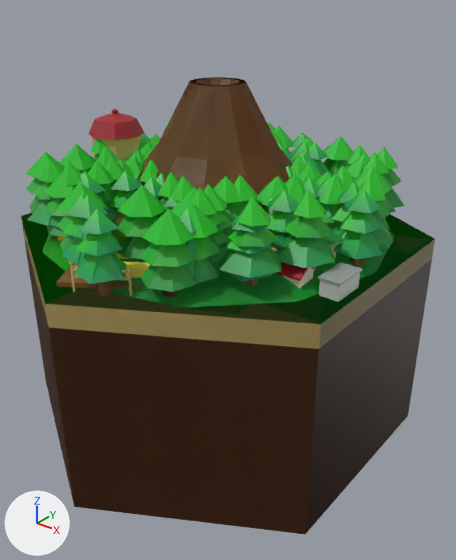
One commit to the Blender file app/public/img/hakoniwa/blend/cell.blend: the scene before it, then after it.
Camera for both pictures: a 50 mm camera at (1.8, -2.18, 2.09) aimed at (0.09, -0.04, 0.76). The lights are fixed; the arrows at lower left show +X, +Y and +Z.

In view in the first picture: 'farm', 'floor', 'mine', 'mountain', 'plain', 'trees', 'village'.
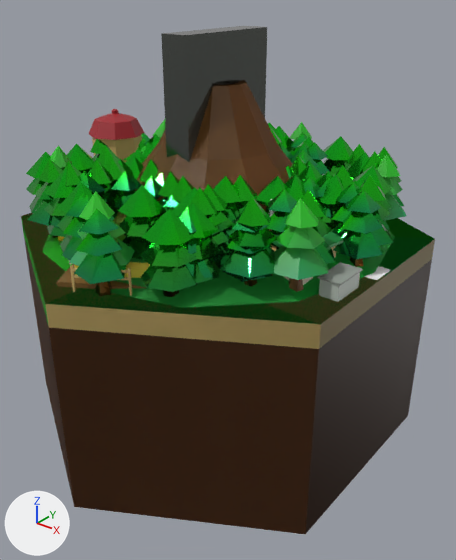
What changed in the scene script:
```text
Add mat_cell_glare:
    mat_cell_glare = bpy.data.materials.new('cell_glare')
    mat_cell_glare.use_nodes = True; mat_cell_glare.node_tree.nodes.clear()
    _N = mat_cell_glare.node_tree.nodes; _L = mat_cell_glare.node_tree.links
    n0 = _N.new('ShaderNodeBsdfPrincipled'); n0.name = 'Principled BSDF'
    n0.inputs[1].default_value = 0.9  # 'Metallic'
    n0.inputs[2].default_value = 0.0955  # 'Roughness'
    n1 = _N.new('ShaderNodeOutputMaterial'); n1.name = 'Material Output'
    n2 = _N.new('ShaderNodeVertexColor'); n2.name = 'Color Attribute'
    n2.layer_name = 'Attribute'
    _L.new(n0.outputs[0], n1.inputs[0])  # 'BSDF' to 'Surface'
    _L.new(n2.outputs[0], n0.inputs[0])  # 'Color' to 'Base Color'
Change me_cylinder_016:
    where me_cylinder_016.from_pydata(...)  # 5586 vertices, 5586 faces; spans x -0.84..0.85, y -0.9..0.83, z 1.0..1.37
    remove me_cylinder_016.materials.append(mat_cell_008)
    add me_cylinder_016.materials.append(mat_cell_glare)
Add me_cube_003:
    me_cube_003.from_pydata(...)  # 324 vertices, 303 faces; spans x -2.04..2.02, y -0.56..0.56, z 0.0..0.35
    # faces by material slot: [6, 297]
    me_cube_003.materials.append(mat_cell_glare)
    me_cube_003.materials.append(mat_cell)
Add ob_monument:
    ob_monument = bpy.data.objects.new('monument', me_cube_003)
    ob_monument.location = (0.0, 0.0, 1.0)
    ob_monument.scale = (0.424, 1.54, 2.5)
```

Changed parts and their boxes (x1, y1, x2, y2) in the pictures (456 x 560 px):
'trees', recoloured
    both: (26, 120, 404, 297)
'monument', added
    after: (50, 26, 407, 292)
    faces in mat_cell_glare: (161, 26, 267, 162)
    faces in mat_cell: (50, 119, 407, 292)
'mine', unchanged, uncovered by the edit
    before: (24, 199, 363, 499)
    after: (24, 199, 408, 534)
